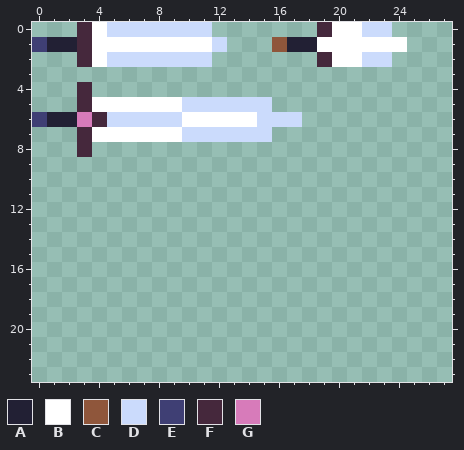
Two states of a pixel-art file, resources/textures/Equipment.aseprite. The first picture shows the starting point.
256x256 pixels, 1 frame. Shown: x 0..27, y 0..23.
Palette (. is transparent): A #222034  B #ffffff  C #8f563b  D #cbdbfc  E #3f3f74  F #45283c  G #d77bba
Pixels before, first column x 0:
0 ...FBDDDDDDD.......FBBDD.
1 EAAFBBBBBBBBD...CAABBBBBB
2 ...FBDDDDDDD.......FBBDD.
3 .........................
4 ...F.....................
5 ...FBBBBBBDDDDDD.........
6 EAAGFDDDDDBBBBBDDD.......
7 ...FBBBBBBDDDDDD.........
8 ...F.....................
Now the later version:
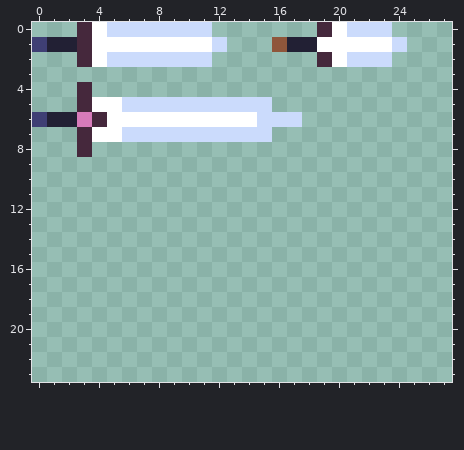
Change:
Colour D becomes colour B in row 6 at x 5 to 9.
Colour B becomes colour D in row 0 at x 21; in row 1 at x 24; in row 2 at x 21; in row 5 at x 6 to 9; in row 7 at x 6 to 9.
Where, in picture pixels (left, top, right, bottom), the same in both pictures:
changed: (347, 22, 407, 67)
changed: (107, 97, 182, 142)
